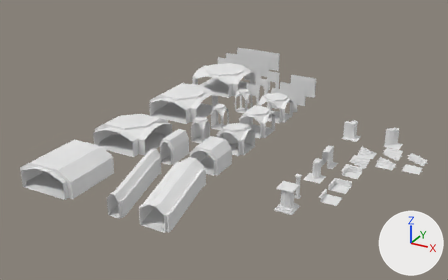
One commit to the Blender file dungeon_generators/scenes/components.blend: the scene before it, then after it.
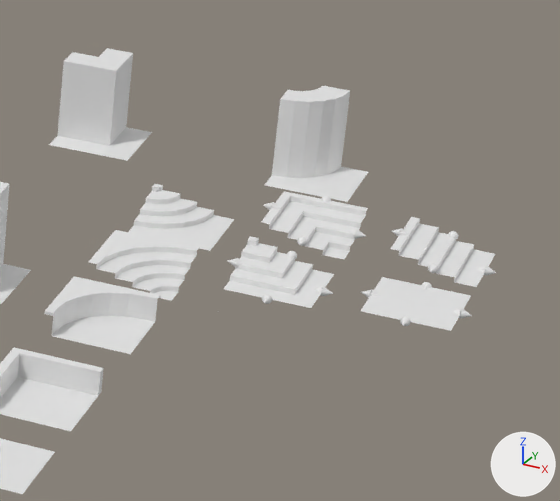
Old and new are each drawn whole from a 50 mm lens placed at (34.2, -140.1, 69.5), pointed at (-37.0, -10.5, 4.7) and again close up on the part from 74% to 98% of the width and 40% to 74% of the height. Lighting does not change. The marker at lower right points along +X, +Y and +Z.

Script lines for the objects in view, before the commit:
```python
ob_flat_004 = bpy.data.objects.new('>flat.004', me_cone_004)
ob_flat_004.parent = ob_floor_2x2
ob_flat_004.location = (2.0, 0.0, 0.0)
ob_flat_004.rotation_euler = (0.0, 0.0, 4.712)  # degrees (0, 0, 270)
ob_flat_006 = bpy.data.objects.new('>flat.006', me_cone_007)
ob_flat_006.parent = ob_floor_2x2
ob_flat_006.location = (0.0, -2.0, 0.0)
ob_flat_006.rotation_euler = (0.0, 0.0, 3.142)  # degrees (0, 0, 180)
ob_flat_1 = bpy.data.objects.new('>flat', me_cone)
ob_flat_1.parent = ob_steps_l_inner_01
ob_flat_1.location = (0.0, 2.0, 1.0)
ob_steps_l_inner_curved_01 = bpy.data.objects.new('Steps_L_Inner_Curved_01', me_plane_011)
ob_steps_l_inner_curved_01.location = (-1.87, -7.37, 4.67)
ob_steps_l_outer_01 = bpy.data.objects.new('Steps_L_Outer_01', me_plane_039)
ob_steps_l_outer_01.location = (4.0, -5.75, 5.0)
ob_steps_l_outer_curved01 = bpy.data.objects.new('Steps_L_Outer_Curved01', me_plane_010)
ob_steps_l_outer_curved01.location = (-1.87, -1.37, 4.67)
ob_wall_01 = bpy.data.objects.new('Wall_01', me_plane)
ob_wall_01.location = (-7.87, -13.37, 5.67)
# also in view: 'Floor_Sunkenwall_L_01' at (-1.9, -21.4, 5.2); 'Floor_Sunkenwall_L_Curved_01' at (-1.9, -13.4, 5.2); 'Steps_01' at (10.0, 0.0, 5.5); 'Wall_L_01' at (-7.9, 4.6, 7.7); 'Floor_sunkenwall_01' at (-1.9, -27.4, 5.2)
```
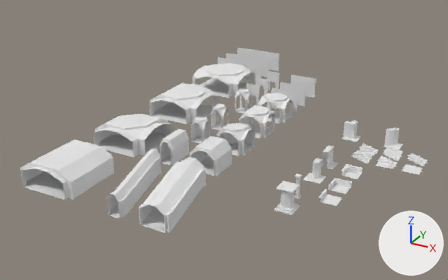
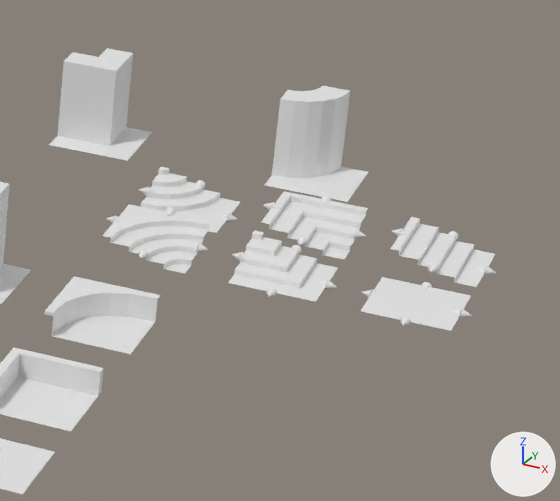
Location of each change, [x1, y1, x2, y2] in pixels of the close-ups (560 x 501 px):
'Steps_L_Inner_Curved_01', moved: before [89, 230, 199, 301]; after [103, 204, 212, 274]
'Steps_L_Outer_Curved01', moved: before [128, 184, 234, 251]; after [140, 167, 240, 233]
'Steps_L_Outer_01', moved: before [224, 236, 334, 308]; after [228, 230, 338, 302]
'>flat.003', moved: before [262, 294, 272, 304]; after [266, 288, 276, 297]
'>flat.002', moved: before [322, 287, 333, 296]; after [326, 280, 337, 290]
'<step_up.002', moved: before [235, 258, 246, 267]; after [240, 252, 250, 262]
'>step_down.002', moved: before [228, 258, 237, 268]; after [232, 252, 242, 261]
'>flat.006', moved, turned (not visible afterwards): before [400, 317, 410, 326]
'<step_down.014', added: after [138, 250, 148, 259]
'<flat', moved: before [314, 286, 324, 296]; after [318, 280, 328, 290]
'>flat.004', moved, turned (not visible afterwards): before [460, 309, 472, 319]
'<step_up.001', moved (not visible afterwards): before [287, 251, 297, 260]
'<flat.015', now drawn: after [166, 207, 175, 216]
'<step_down.004', now drawn: after [197, 243, 208, 253]
'<step_down.001', moved (not visible before): after [292, 245, 301, 253]
'>flat.013', now drawn: after [227, 213, 238, 222]
'<step_down.008', added: after [196, 180, 205, 188]
'>step_down.009', now drawn: after [146, 187, 156, 196]
'<step_down.012', now drawn: after [138, 187, 148, 195]
'>flat.008', now drawn: after [106, 215, 117, 224]
'<flat.005', moved (not visible before): after [114, 216, 124, 222]
'>step_up.007', now drawn: after [190, 243, 199, 253]
'<flat.009', now drawn: after [220, 213, 229, 222]

Diff of the bpy script that builds the scene:
```diff
--- a/dungeon_generators/scenes/components.blend.py
+++ b/dungeon_generators/scenes/components.blend.py
@@ ob_steps_l_outer_curved01 @@
 ob_steps_l_outer_curved01 = bpy.data.objects.new('Steps_L_Outer_Curved01', me_plane_010)
-ob_steps_l_outer_curved01.location = (-1.87, -1.37, 4.67)
+ob_steps_l_outer_curved01.location = (-2.0, 0.0, 5.0)
@@ ob_steps_l_inner_curved_01 @@
 ob_steps_l_inner_curved_01 = bpy.data.objects.new('Steps_L_Inner_Curved_01', me_plane_011)
-ob_steps_l_inner_curved_01.location = (-1.87, -7.37, 4.67)
+ob_steps_l_inner_curved_01.location = (-2.0, -5.0, 5.0)
@@ ob_flat_006 @@
 ob_flat_006.parent = ob_floor_2x2
-ob_flat_006.location = (0.0, -2.0, 0.0)
-ob_flat_006.rotation_euler = (0.0, 0.0, 3.142)  # degrees (0, 0, 180)
+ob_flat_006.location = (-2.0, -3.0, 5.75)
@@ ob_flat_004 @@
 ob_flat_004.parent = ob_floor_2x2
-ob_flat_004.location = (2.0, 0.0, 0.0)
-ob_flat_004.rotation_euler = (0.0, 0.0, 4.712)  # degrees (0, 0, 270)
+ob_flat_004.location = (-2.0, -2.0, 5.0)
@@ ob_steps_l_outer_01 @@
 ob_steps_l_outer_01 = bpy.data.objects.new('Steps_L_Outer_01', me_plane_039)
-ob_steps_l_outer_01.location = (4.0, -5.75, 5.0)
+ob_steps_l_outer_01.location = (4.0, -5.0, 5.0)
@@ ob_step_down_014 @@
+ob_step_down_014 = bpy.data.objects.new('<step_down.014', me_cone.copy())  # the mesh of ob_flat_1
+ob_step_down_014.parent = ob_steps_l_inner_curved_01
+ob_step_down_014.matrix_parent_inverse = Matrix(((1.0, 0.0, 0.0, 2.0), (0.0, 1.0, 0.0, 5.0), (0.0, 0.0, 1.0, -4.671), (0.0, 0.0, 0.0, 1.0)))
+ob_step_down_014.location = (-2.0, -7.0, 5.2)
+ob_step_down_014.rotation_euler = (0.0, 0.0, -3.142)  # degrees (0, 0, -180)
@@ ob_step_down_008 @@
+ob_step_down_008 = bpy.data.objects.new('<step_down.008', me_cone.copy())  # the mesh of ob_flat_1
+ob_step_down_008.parent = ob_steps_l_outer_curved01
+ob_step_down_008.matrix_parent_inverse = Matrix(((1.0, 0.0, 0.0, 2.0), (0.0, 1.0, 0.0, 0.0), (0.0, 0.0, 1.0, -5.0), (0.0, 0.0, 0.0, 1.0)))
+ob_step_down_008.location = (-2.0, 2.0, 5.5)
+ob_step_down_008.rotation_euler = (0.0, 0.0, -3.142)  # degrees (0, 0, -180)
```
